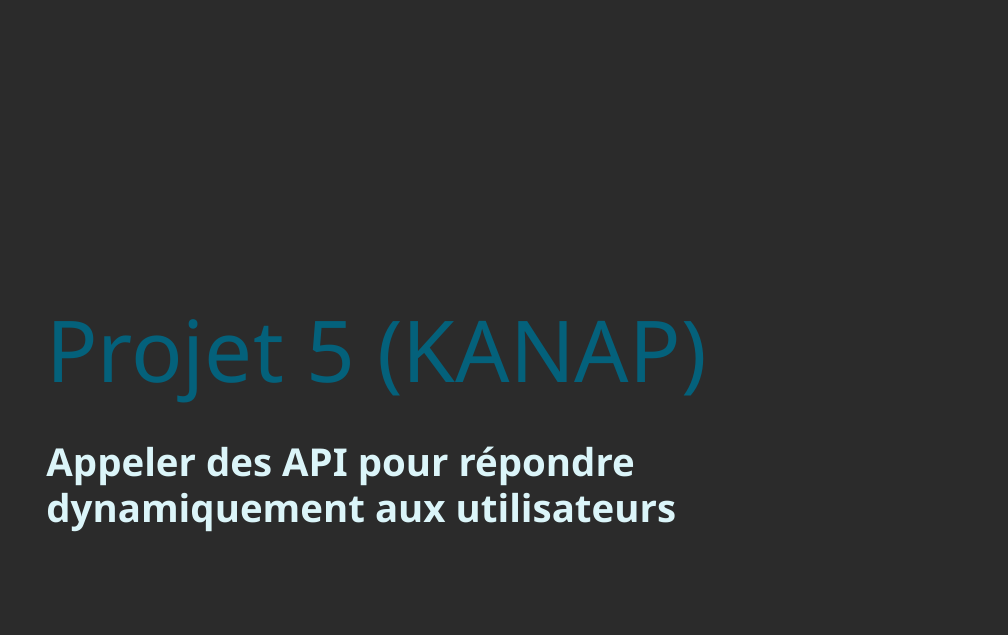
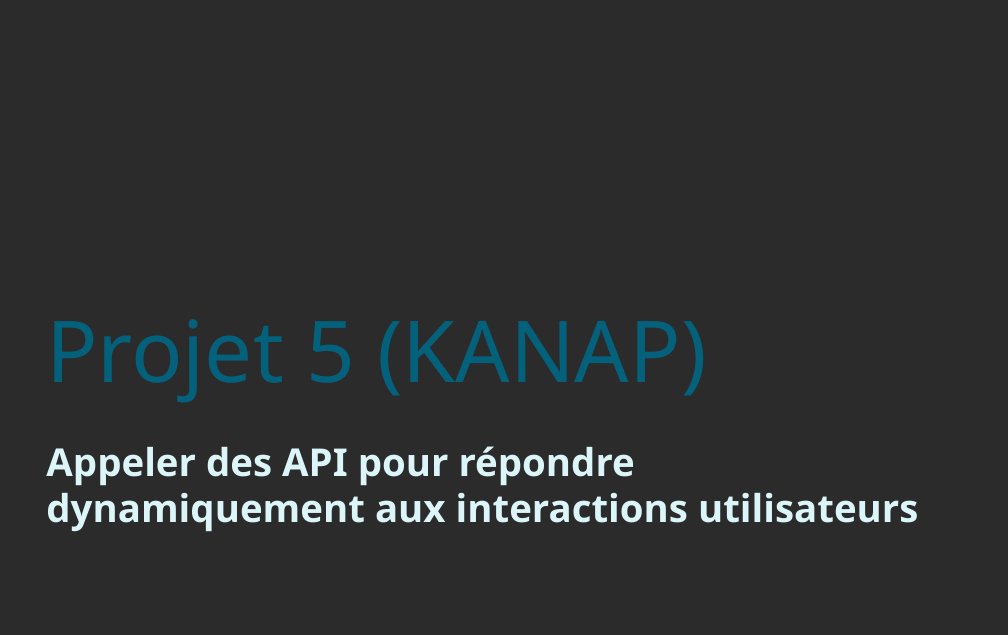
Before and after one commit to Rengodz/MezianeAnis_5_111020, a slide deck: slide 1 of PPT P5 Kanap.odp. Drawn at 1008x635 pixels with LibreOffice and Linux fonts; fonts in the diff are those of the drawing; background and template pictures are left out; a plain dark background stands for a picture behind light text. Boxes give left, top, right and bottom in pixels: in the first picture for what was removed or moved away, otherwise in the second. Text is boxed around its words. In the diff, an @@ line names an element or a change of style, - is before the commit and + after.

```diff
--- a/PPT P5 Kanap.odp
+++ b/PPT P5 Kanap.odp
@@ subtitle at box(46, 446, 918, 532): text changed @@
-Appeler des API pour répondre dynamiquement aux utilisateurs
+Appeler des API pour répondre dynamiquement aux interactions utilisateurs
```
Also in this commit, not shown: 3 other slides changed, 1 slide added, 4 other files.
